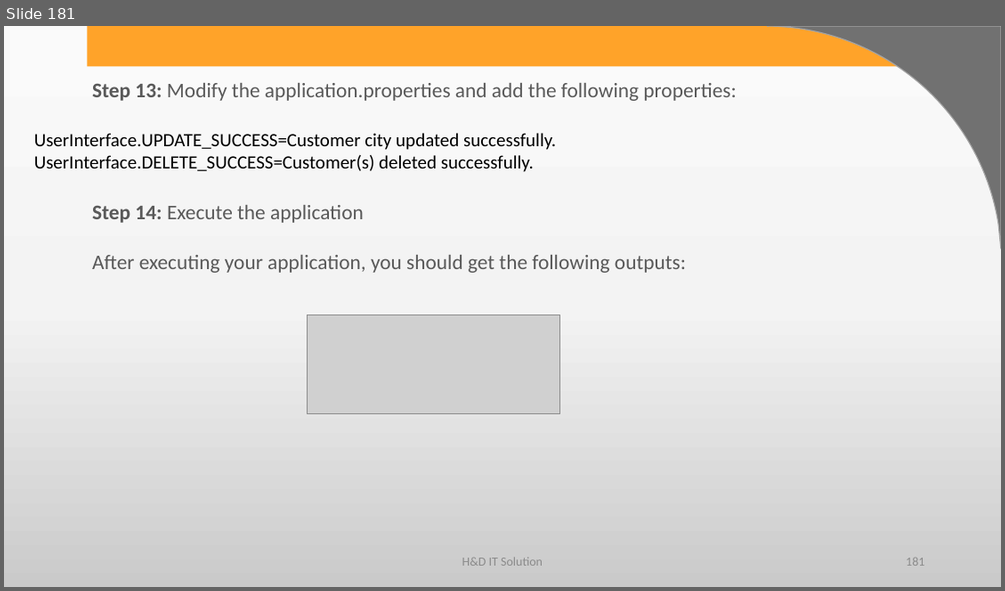
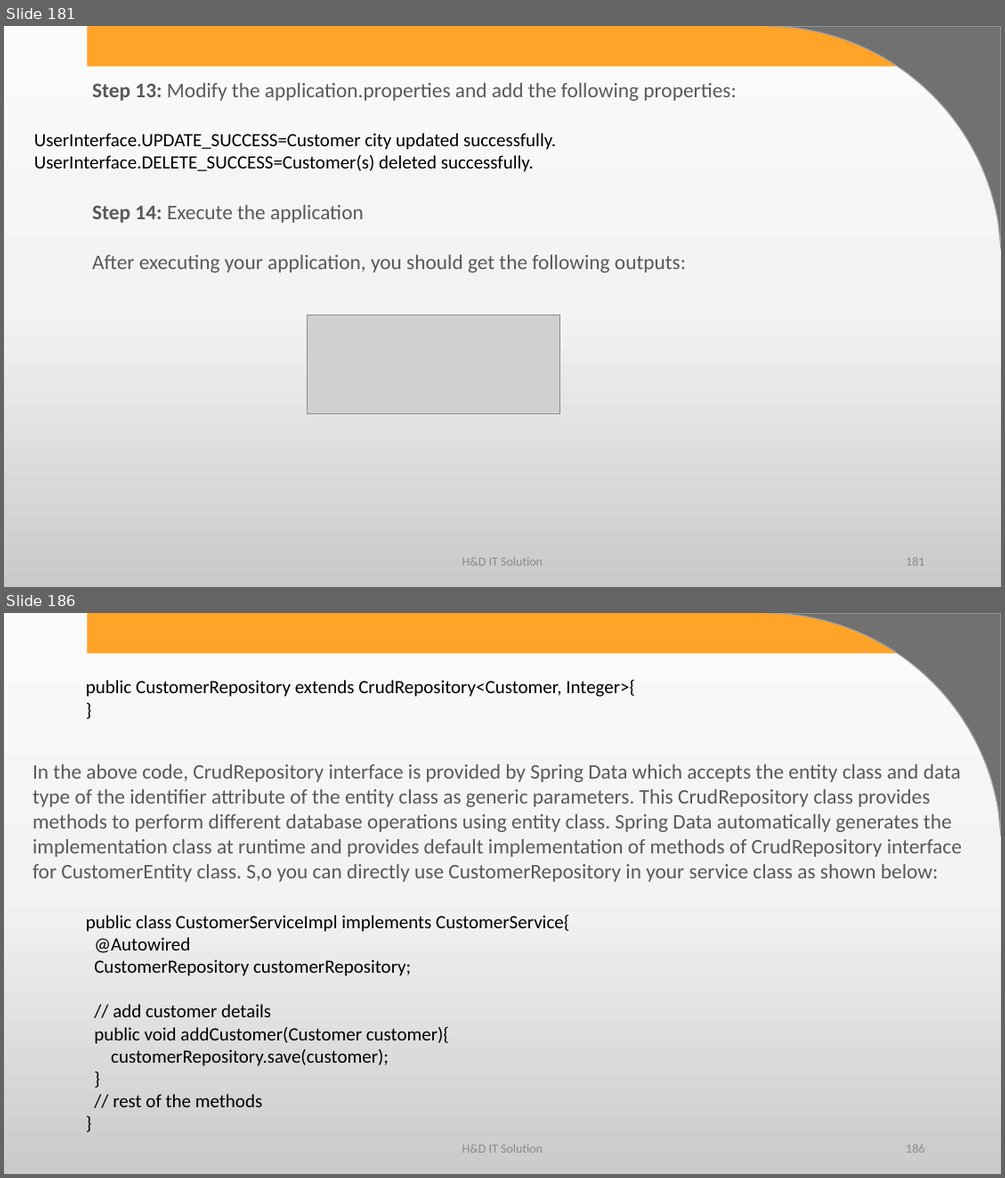
Before and after one commit to harshadasawant/spring_boot1, a slide deck: infinite/src/main/ppt/Persistence Layer using Spring Boot.pptx. Shown one above the other, each under a label of ours: slide 181 before the commit, slides 181 and 186 after it; the slides between them are not shown. The pictures are 1005x591 and 1005x1178 pixels, drawn with LibreOffice and Linux fonts; fonts in the diff are those of the drawing; grey boxes stand for pictures; background and template pictures are left out. Boxes give left, top, right and bottom in pixels: in the first picture for what was removed or moved away, otherwise in the second. Text is boxed around its words. In the diff, an @@ line names an element or a change of style, - is before the commit and + after.

```diff
--- a/infinite/src/main/ppt/Persistence Layer using Spring Boot.pptx
+++ b/infinite/src/main/ppt/Persistence Layer using Spring Boot.pptx
@@ slide 186 added at bbox=[4, 613, 1001, 1174], background gradient #FBFBFB to #F4F4F4 to #CBCBCB; not listed: 2 template elements that a slide beside it also shows @@
@@ text added at bbox=[86, 680, 635, 697], 18 pt, text #000000 @@
+public CustomerRepository extends CrudRepository<Customer, Integer>{
+}
@@ text added at bbox=[32, 764, 962, 882], 20 pt, text #595959 @@
+In the above code, CrudRepository interface is provided by Spring Data which accepts the entity class and data type of the identifier attribute of the entity class as generic parameters. This CrudRepository class provides methods to perform different database operations using entity class. Spring Data automatically generates the implementation class at runtime and provides default implementation of methods of CrudRepository interface for CustomerEntity class. S,o you can directly use CustomerRepository in your service class as shown below:
@@ text added at bbox=[86, 915, 569, 1107], 18 pt, text #000000 @@
+public class CustomerServiceImpl implements CustomerService{
+@Autowired
+CustomerRepository customerRepository;
+// add customer details
+public void addCustomer(Customer customer){
+customerRepository.save(customer);
+}
+// rest of the methods
+}
@@ text added at bbox=[462, 1143, 542, 1152], 12 pt, text #8C8C8C @@
+H&D IT Solution
@@ page number added at bbox=[906, 1144, 924, 1152], 12 pt, text #8C8C8C @@
+186
```
Also in this commit, not shown: 108 other slides added.
